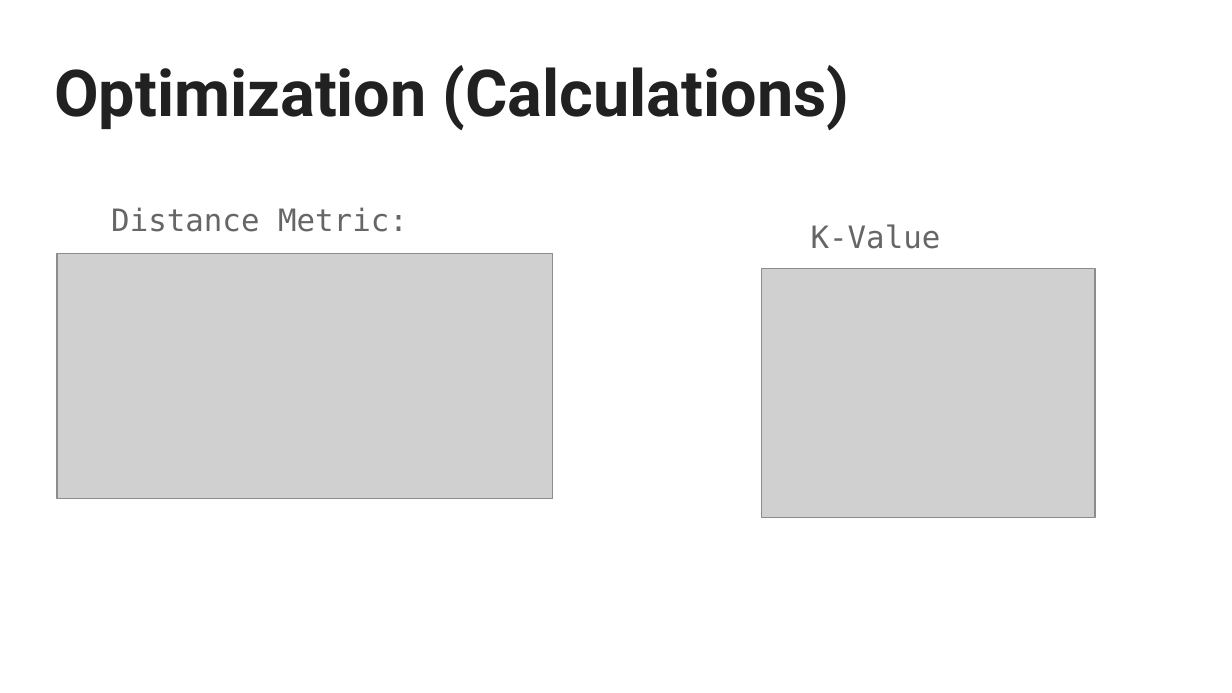
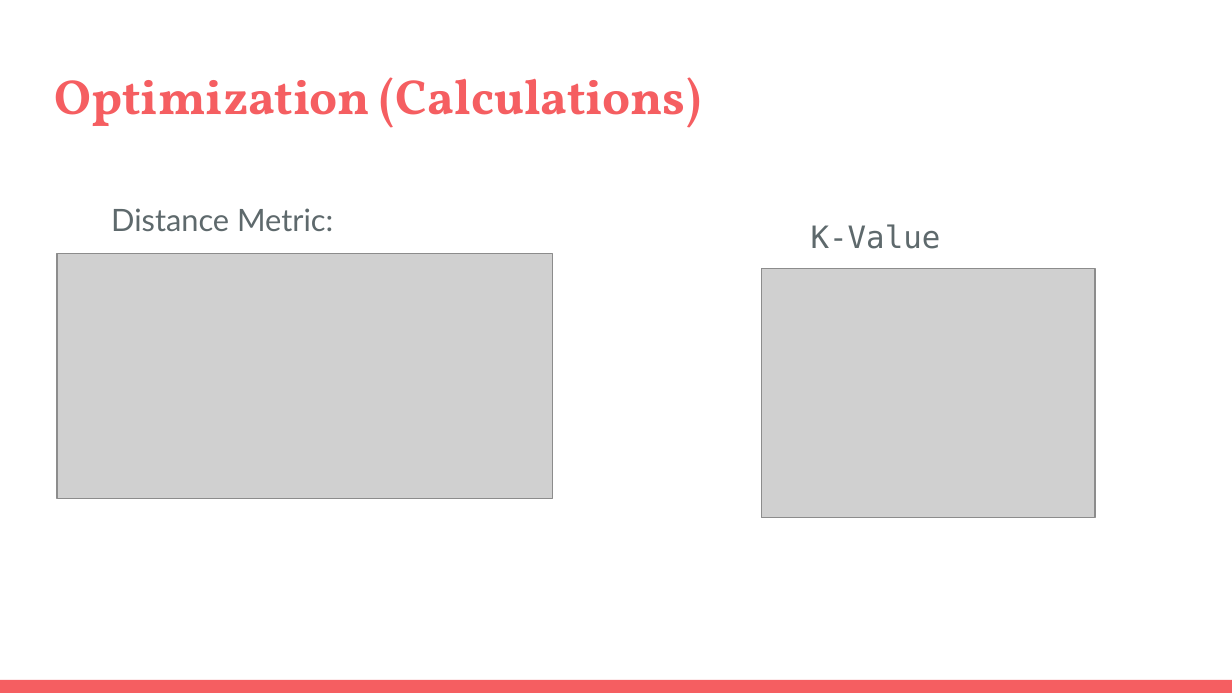
Before and after one commit to TrentNation/Data-Mining-Project-UG14, a slide deck: slide 15 of k-Nearest Neighbors (k-NN) Classification _ Regression.pptx (slide 12 before the commit). Drawn at 1232x693 pixels with LibreOffice and Linux fonts; fonts in the diff are those of the drawing; grey boxes stand for pictures. Boxes give left, top, right and bottom in pixels: in the first picture for what was removed or moved away, otherwise in the second. Text is boxed around its words. In the diff, an @@ line names an element or a change of style, - is before the commit and + after.

```diff
--- a/k-Nearest Neighbors (k-NN) Classification _ Regression.pptx
+++ b/k-Nearest Neighbors (k-NN) Classification _ Regression.pptx
@@ title "Optimization (Calculations)": place and size @@
-title "Optimization (Calculations)" at (54, 65, 849, 130)
+title "Optimization (Calculations)" at (54, 77, 702, 128)
@@ title "Optimization (Calculations)" at (54, 77, 702, 128): size 37.8 to 28.8 pt, font Roboto to Vollkorn, text colour #212121 to #F55E61 @@
@@ text "Distance Metric:" at (111, 208, 333, 231): font DejaVu Sans Mono to Lato, text colour #666666 to #5E696C @@
@@ rectangle added at (0, 680, 1232, 693), fill #F55E61 @@
```
Also in this commit, not shown: 10 other slides changed, 7 slides added, 4 slides removed.
